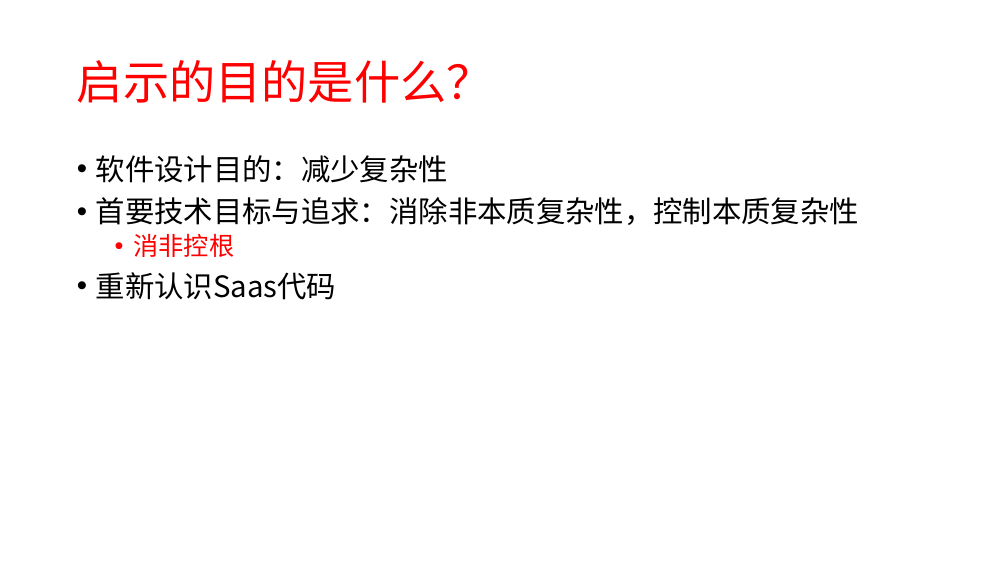
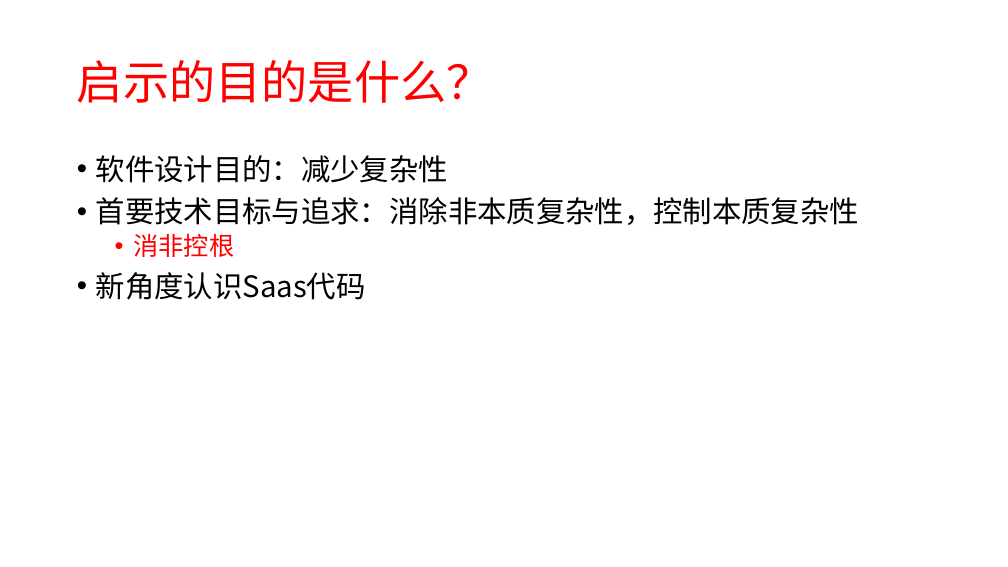
Before and after one commit to xiaozhiliaoo/my-slides, a slide deck: slide 3 of prepare/从crud, pattern, ooad到ddd-软件设计启示.pptx. Drawn at 1008x567 pixels with LibreOffice and Linux fonts; fonts in the diff are those of the drawing. Boxes give left, top, right and bottom in pixels: in the first picture for what was removed or moved away, otherwise in the second. Text is boxed around its words. In the diff, an @@ line names an element or a change of style, - is before the commit and + after.

```diff
--- a/prepare/从crud, pattern, ooad到ddd-软件设计启示.pptx
+++ b/prepare/从crud, pattern, ooad到ddd-软件设计启示.pptx
@@ text at (96,272,366,300): text changed @@
-• 重新认识Saas代码
+• 新角度认识Saas代码
```
Also in this commit, not shown: 6 other slides changed, 3 slides added, 2 slides removed, 2 other files.
